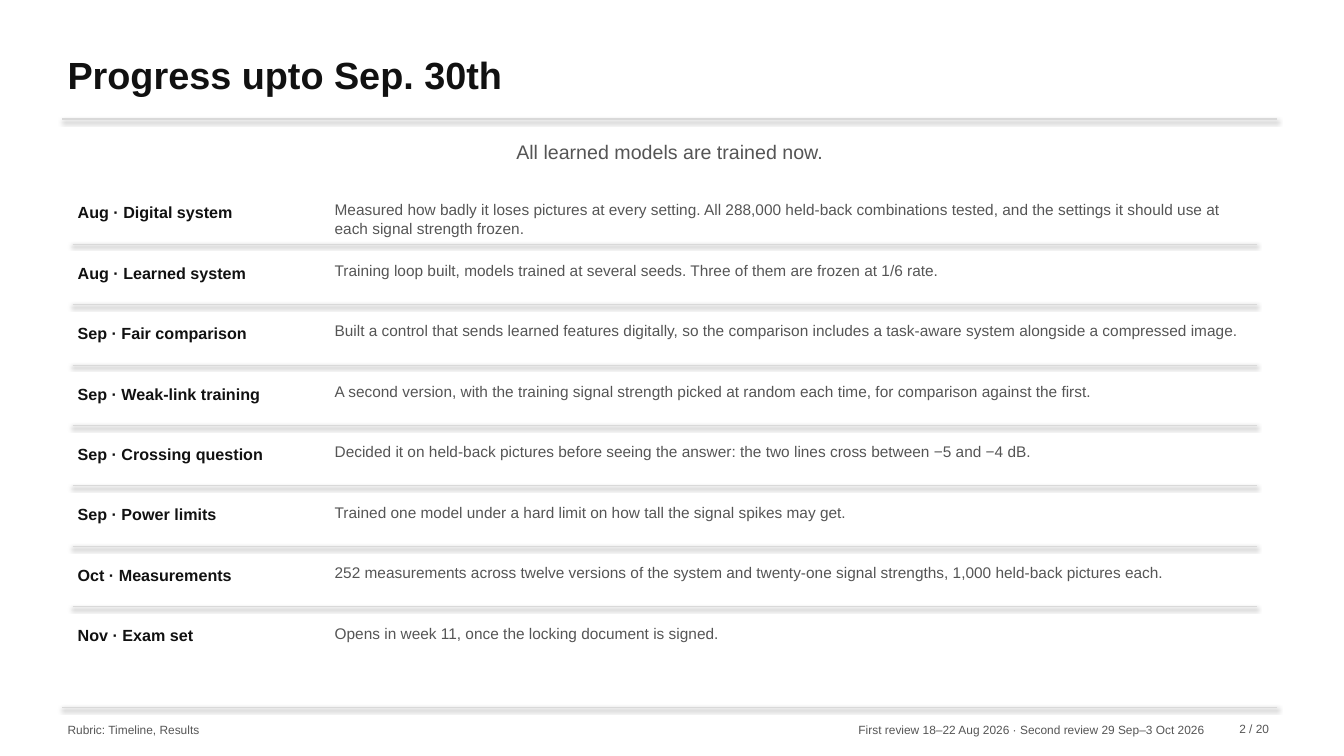
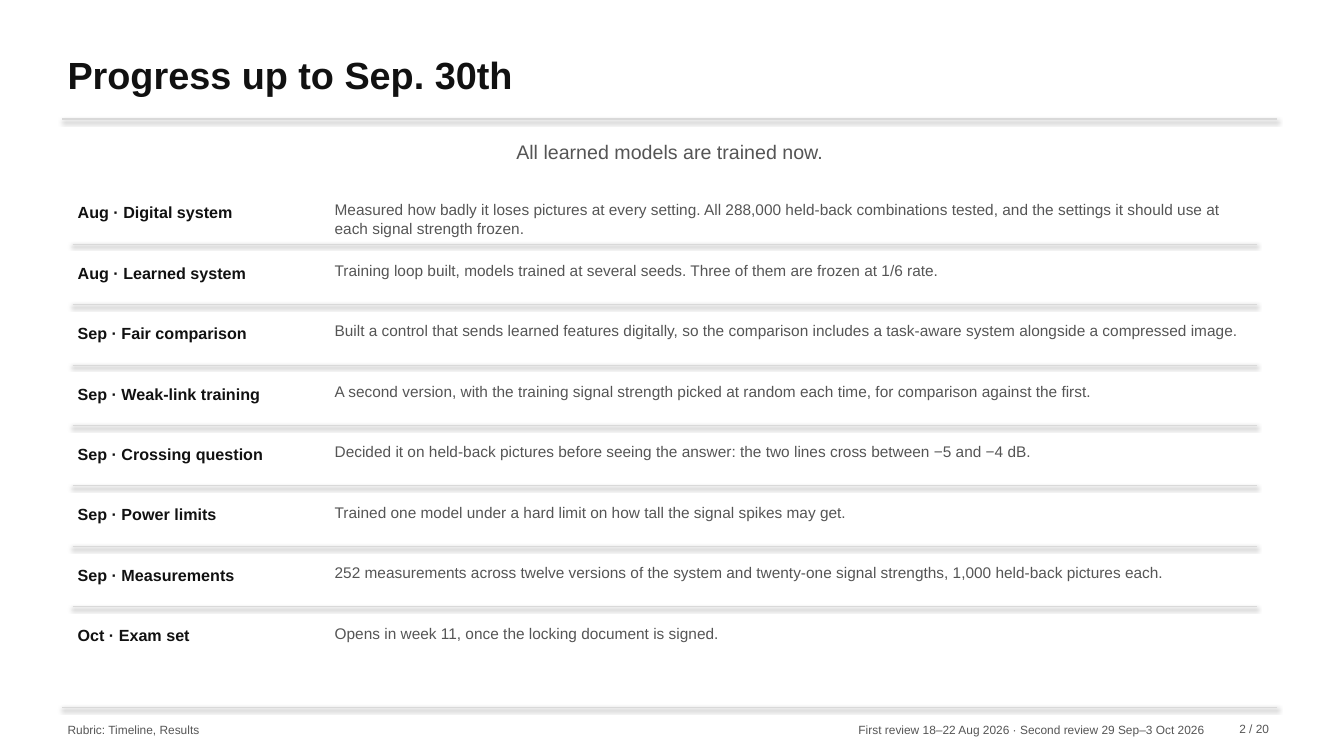
Before and after one commit to nxck2005/capstone, a slide deck: slide 2 of deliverables/review-2/semantic-communication-second-review.pptx. Drawn at 1344x756 pixels with LibreOffice and Linux fonts; fonts in the diff are those of the drawing. Boxes give left, top, right and bottom in pixels: in the first picture for what was removed or moved away, otherwise in the second. Text is boxed around its words. In the diff, an @@ line names an element or a change of style, - is before the commit and + after.

```diff
--- a/deliverables/review-2/semantic-communication-second-review.pptx
+++ b/deliverables/review-2/semantic-communication-second-review.pptx
@@ text at <box>68,61,513,96</box>: spaces changed @@
-Progress upto Sep. 30th
+Progress up to Sep. 30th
@@ text at <box>78,569,234,585</box>: text changed @@
-Oct · Measurements
+Sep · Measurements
@@ text at <box>78,629,189,641</box>: text changed @@
-Nov · Exam set
+Oct · Exam set
```
Also in this commit, not shown: 8 other slides changed, 24 other files.
